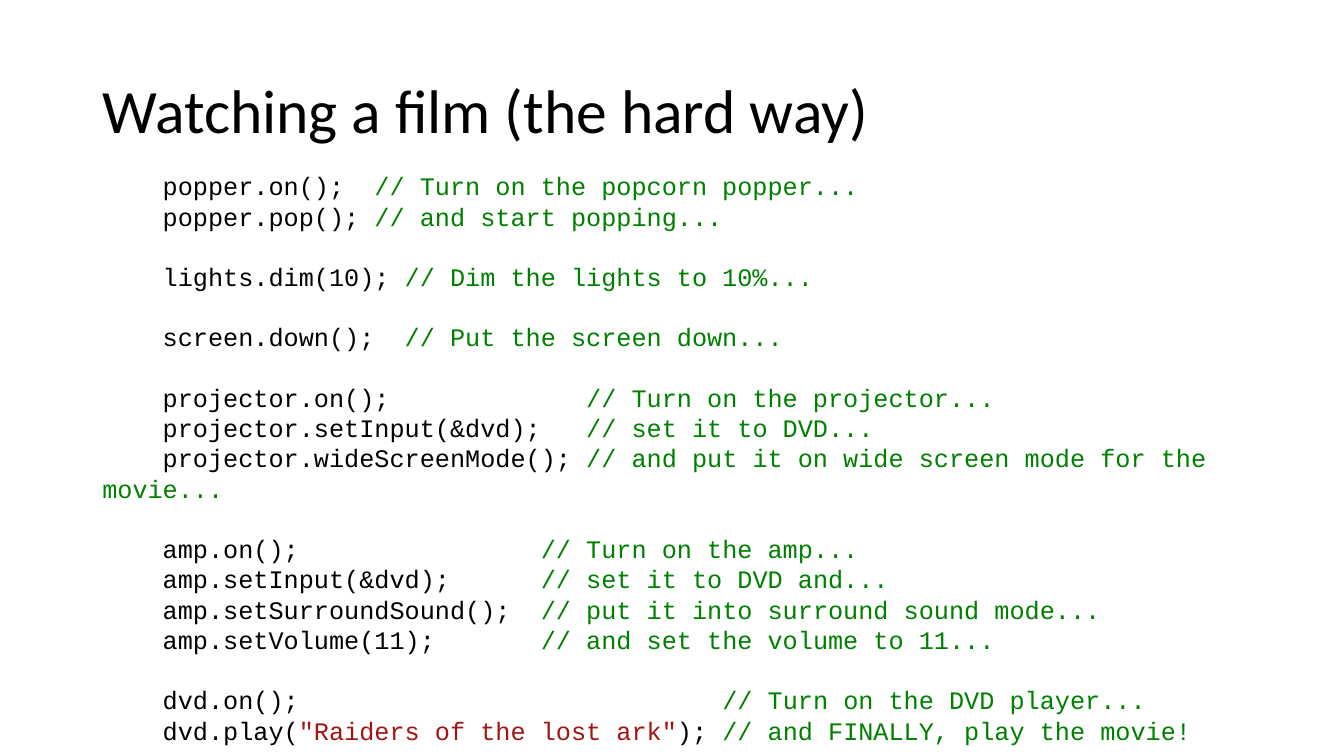
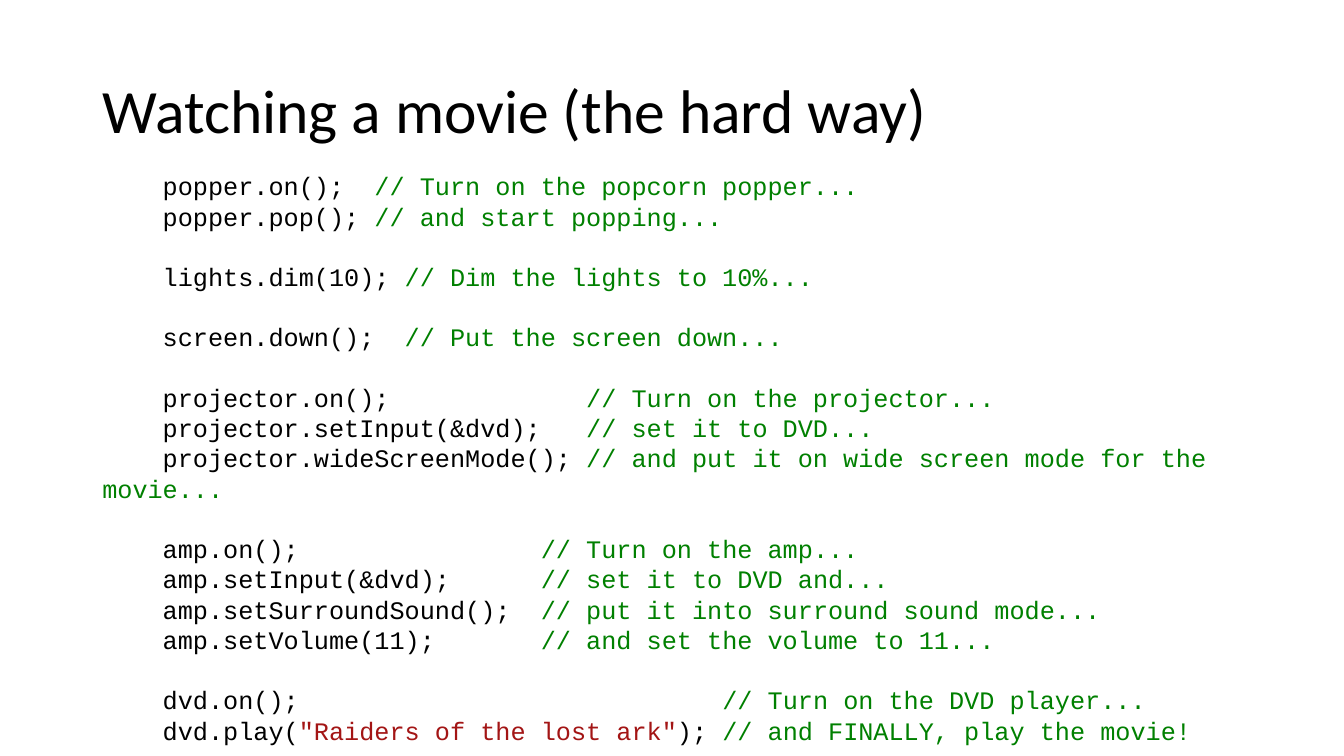
Before and after one commit to crsdrw/patterns, a slide deck: slide 3 of Patterns/docs/Facade.pptx. Drawn at 1344x756 pixels with LibreOffice and Linux fonts; fonts in the diff are those of the drawing. Boxes give left, top, right and bottom in pixels: in the first picture for what was removed or moved away, otherwise in the second. Text is boxed around its words. In the diff, an @@ line names an element or a change of style, - is before the commit and + after.

Commit message:
Update presentation.

```diff
--- a/Patterns/docs/Facade.pptx
+++ b/Patterns/docs/Facade.pptx
@@ title at [102,88,926,144]: text changed @@
-Watching a film (the hard way)
+Watching a movie (the hard way)
```
Also in this commit, not shown: 2 other slides changed.
